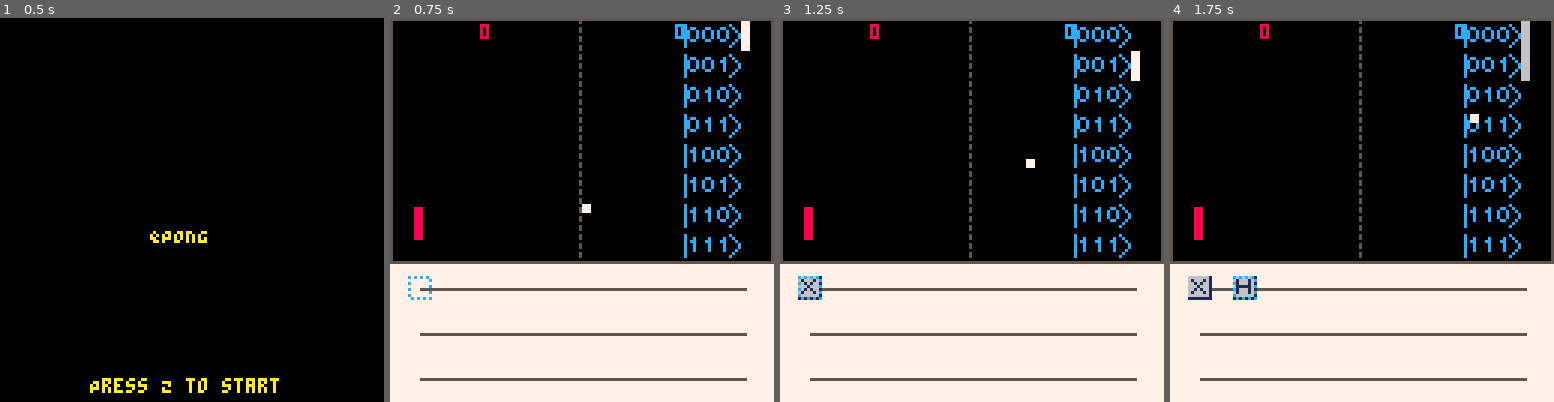
Above: before the commit, frames 1-4 (left to right).
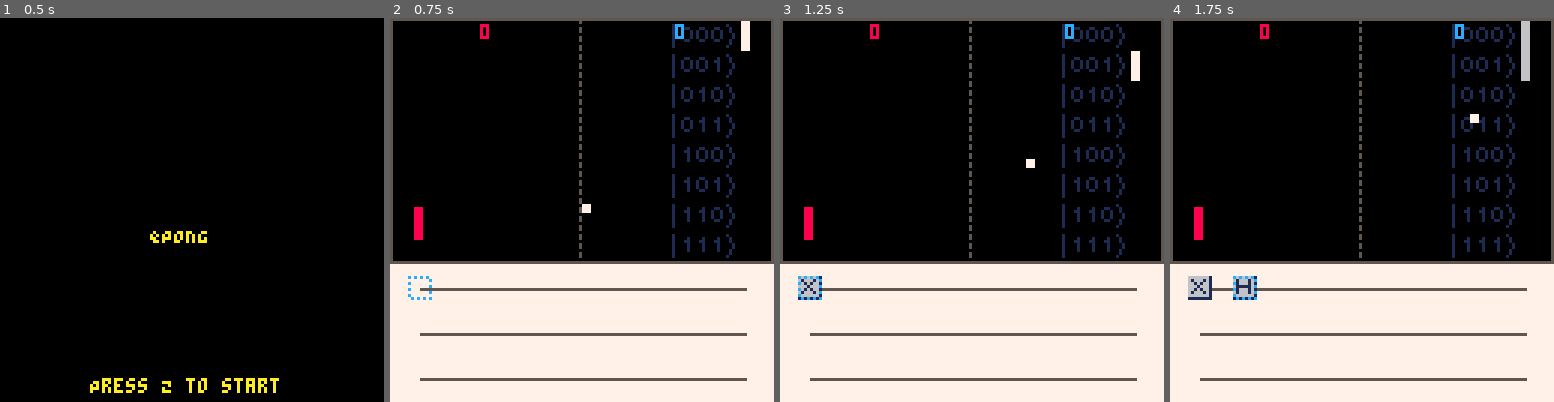
Above: after the commit, the same moments.

Repository: QPong/QPong-PICO-8
Game: PICO-8 cartridge qpong.p8
Two runs of this game, one before a commit and one after it. Both use one fixed random seed, a clock stepped at 60 frames per second and the inputs below.
Inputs:
- Up to frame 1 (0.5 s): tap X (X key) at 0.33 s
- Up to frame 2 (0.75 s): tap O (Z key) at 0.7 s
- Up to frame 3 (1.25 s): tap X (X key) at 1.07 s
- Up to frame 4 (1.75 s): hold Right from 1.6 s (still down); tap O (Z key) at 1.7 s

Frame 1 is identical in both runs. In frame 2, 3.7% of the frame differs, in the area x 73-92%, y 1-63%; in frame 3, 3.7%; in frame 4, 3.7%.

Commit message:
Change the kets art

Diff:
--- a/qpong.p8
+++ b/qpong.p8
@@ -724,14 +724,14 @@
 end
 
 __gfx__
-6666666166666661666666616666666100000000000000000000c00000c000000000000000000000000000000000000000000000000000000000000000000000
-61666161616661616111116161666161000cc0000000c0000000c000000c00000000000000000000000000000000000000000000000000000000000000000000
-6616166166161661666616616166616100c00c00000cc0000000c0000000c0000000000000000000000000000000000000000000000000000000000000000000
-6661666166616661666166616111116100c00c000000c0000000c00000000c000000000000000000000000000000000000000000000000000000000000000000
-6616166166616661661666616166616100c00c000000c0000000c00000000c000000000000000000000000000000000000000000000000000000000000000000
-61666161666166616111116161666161000cc0000000c0000000c0000000c0000000000000000000000000000000000000000000000000000000000000000000
-6666666166666661666666616666666100000000000000000000c000000c00000000000000000000000000000000000000000000000000000000000000000000
-1111111111111111111111111111111100000000000000000000c00000c000000000000000000000000000000000000000000000000000000000000000000000
+66666661666666616666666166666661000000000000000010000000010000000000000000000000000000000000000000000000000000000000000000000000
+61666161616661616111116161666161011000000010000010000000001000000000000000000000000000000000000000000000000000000000000000000000
+66161661661616616666166161666161100100000110000010000000001000000000000000000000000000000000000000000000000000000000000000000000
+66616661666166616661666161111161100100000010000010000000000100000000000000000000000000000000000000000000000000000000000000000000
+66161661666166616616666161666161100100000010000010000000000100000000000000000000000000000000000000000000000000000000000000000000
+61666161666166616111116161666161011000000010000010000000001000000000000000000000000000000000000000000000000000000000000000000000
+66666661666666616666666166666661000000000000000010000000001000000000000000000000000000000000000000000000000000000000000000000000
+11111111111111111111111111111111000000000000000010000000010000000000000000000000000000000000000000000000000000000000000000000000
 c0c0c0c0000000000000000000000000000000000000000000000000000000000000000000000000000000000000000000000000000000000000000000000000
 0000000c000000000000000000000000000000000000000000000000000000000000000000000000000000000000000000000000000000000000000000000000
 c0000000000000000000000000000000000000000000000000000000000000000000000000000000000000000000000000000000000000000000000000000000
